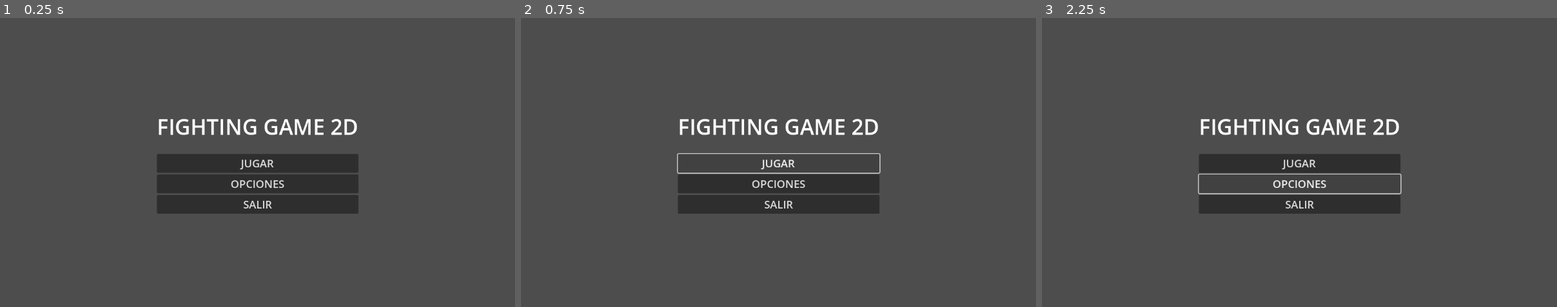
Above: before the commit, frames 1-3 (left to right).
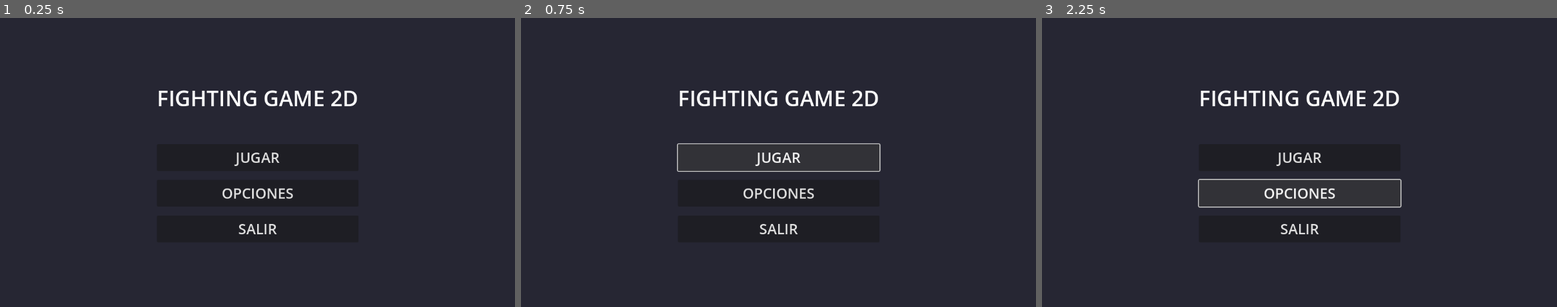
Above: after the commit, the same moments.

Repository: cernayoel478-max/fighting-game-2d
Game: Godot game, scene res://scenes/main_menu.tscn
The game is run twice, just before and just after one commit, with the same random seed, the same clock (stepped at 60 frames per second) and the same inputs.
Inputs:
- Up to frame 1 (0.25 s): no input
- Up to frame 2 (0.75 s): click "JUGAR" at 0.5 s
- Up to frame 3 (2.25 s): click "JUGAR" at 1.25 s; click "OPCIONES" at 2 s

The runs differ from the first frame. In frame 1, 93% of the frame differs, in the area x 0-100%, y 0-100%; in frame 2, 93%; in frame 3, 94%.

Commit message:
Arreglar escena del menú

Diff:
--- a/scenes/main_menu.tscn
+++ b/scenes/main_menu.tscn
@@ -1,6 +1,7 @@
-[gd_scene load_steps=2 format=3 uid="uid://b1t1wdvpt6ypm"]
+[gd_scene load_steps=3 format=3 uid="uid://b1t1wdvpt6ypm"]
 
 [ext_resource type="Script" path="res://scripts/main_menu.gd" id="1_2bq2u"]
+[ext_resource type="Theme" uid="uid://c5qvwvyxz8lvl" path="res://theme.tres" id="2_theme"]
 
 [node name="MainMenu" type="Control"]
 layout_mode=3
@@ -10,6 +11,14 @@
 grow_horizontal=2
 grow_vertical=2
 script=ExtResource("1_2bq2u")
+theme=ExtResource("2_theme")
+
+[node name="ColorRect" type="ColorRect" parent="."]
+layout_mode=1
+anchors_preset=15
+anchor_right=1.0
+anchor_bottom=1.0
+color=Color(0.15, 0.15, 0.2, 1)
 
 [node name="VBoxContainer" type="VBoxContainer" parent="."]
 layout_mode=1
@@ -18,37 +27,42 @@
 anchor_top=0.5
 anchor_right=0.5
 anchor_bottom=0.5
-offset_left=-100.0
-offset_top=-100.0
-offset_right=100.0
-offset_bottom=100.0
+offset_left=-150.0
+offset_top=-150.0
+offset_right=150.0
+offset_bottom=150.0
 grow_horizontal=2
 grow_vertical=2
 alignment=1
+theme_override_constants/separation=20
 
 [node name="Title" type="Label" parent="VBoxContainer"]
 layout_mode=2
 text="FIGHTING GAME 2D"
 theme_override_font_sizes/font_size=48
+horizontal_alignment=1
 
 [node name="MarginContainer" type="MarginContainer" parent="VBoxContainer"]
 layout_mode=2
-theme_override_constants/margin_top=20
+theme_override_constants/margin_top=30
 
 [node name="PlayButton" type="Button" parent="VBoxContainer"]
 layout_mode=2
 text="JUGAR"
-theme_override_font_sizes/font_size=24
+theme_override_font_sizes/font_size=32
+custom_minimum_size=Vector2(300, 60)
 
 [node name="SettingsButton" type="Button" parent="VBoxContainer"]
 layout_mode=2
 text="OPCIONES"
-theme_override_font_sizes/font_size=24
+theme_override_font_sizes/font_size=32
+custom_minimum_size=Vector2(300, 60)
 
 [node name="QuitButton" type="Button" parent="VBoxContainer"]
 layout_mode=2
 text="SALIR"
-theme_override_font_sizes/font_size=24
+theme_override_font_sizes/font_size=32
+custom_minimum_size=Vector2(300, 60)
 
 [connection signal="pressed" from="VBoxContainer/PlayButton" to="." method="_on_play_pressed"]
 [connection signal="pressed" from="VBoxContainer/SettingsButton" to="." method="_on_settings_pressed"]
